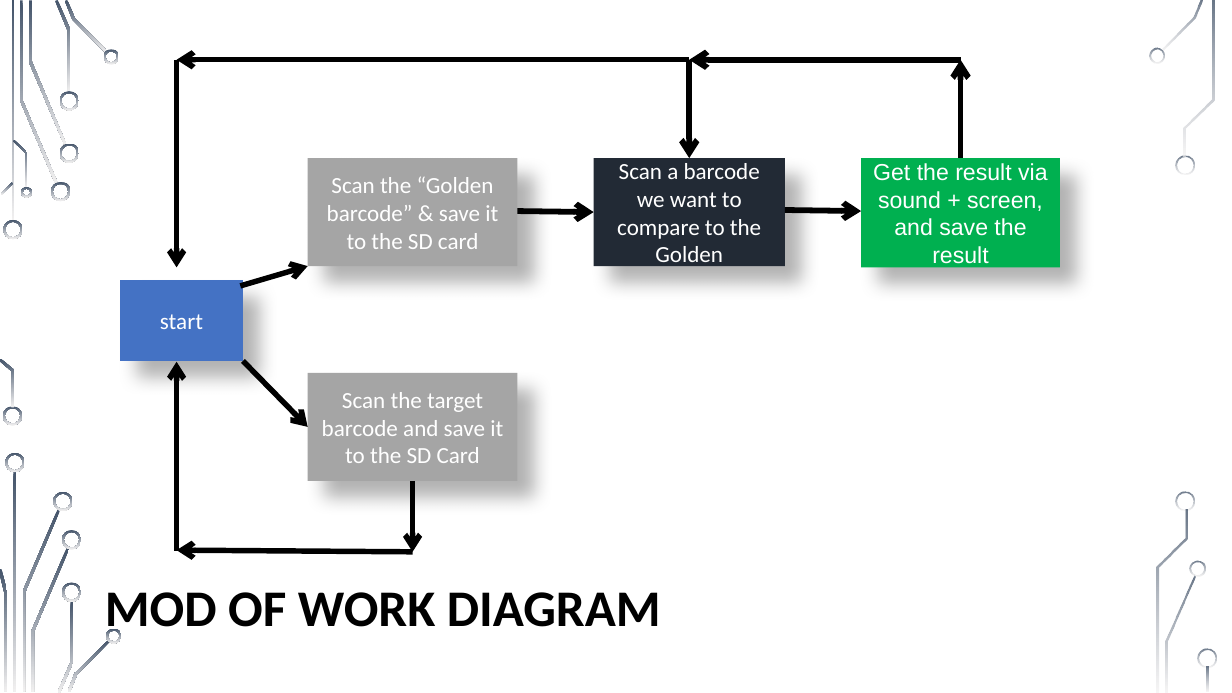
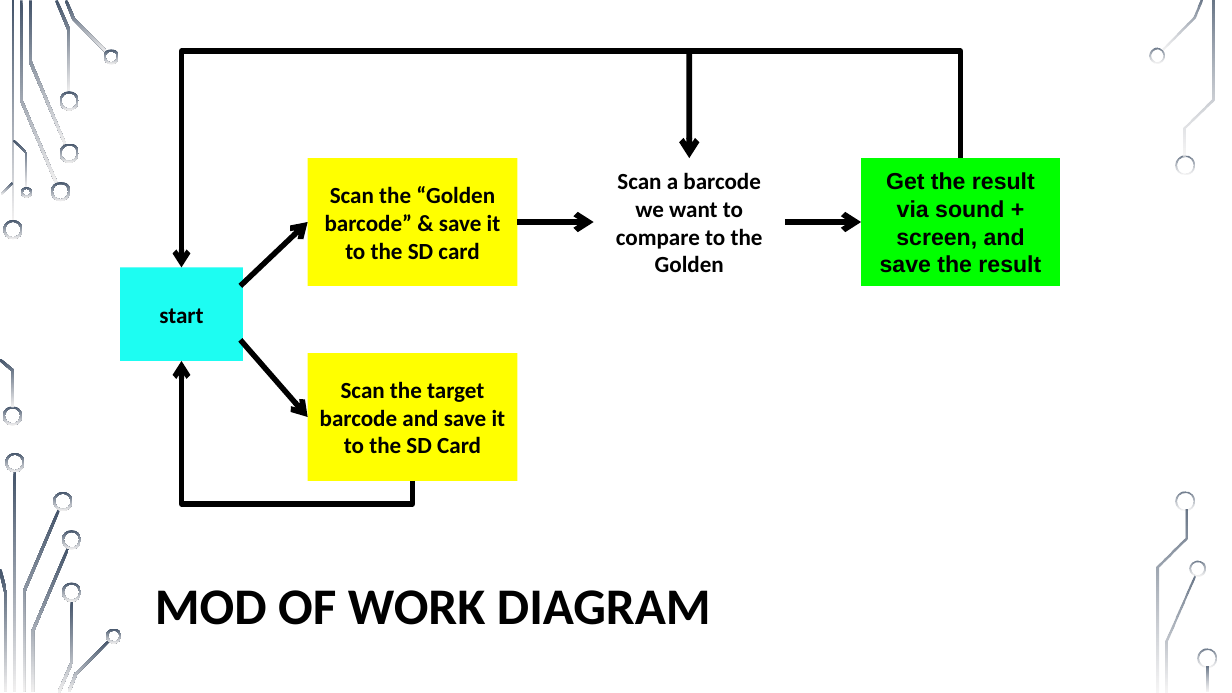
Before and after one commit to muhammad0bi/Technion_044167_E.E._project_A_IOT-Barcode_cheker, a slide deck: slide 4 of Presntations/midterm presentation IOT Barcode checker 7681.pptx. Drawn at 1232x693 pixels with LibreOffice and Linux fonts; fonts in the diff are those of the drawing; background and template pictures are left out. Boxes give left, top, right and bottom in pixels: in the first picture for what was removed or moved away, otherwise in the second. Text is boxed around its words. In the diff, an @@ line names an element or a change of style, - is before the commit and + after.

Commit message:
Diagrams updates

```diff
--- a/Presntations/midterm presentation IOT Barcode checker 7681.pptx
+++ b/Presntations/midterm presentation IOT Barcode checker 7681.pptx
@@ elbow arrow added from (961, 158) to (181, 267), #000000 4 pt @@
@@ arrow moved from (689, 60) - (689, 158) to (689, 54) - (689, 158) @@
@@ arrow removed from (177, 60) to (177, 267) @@
@@ arrow removed from (689, 60) to (177, 60) @@
@@ arrow removed from (961, 60) to (689, 60) @@
@@ arrow removed from (961, 158) to (961, 60) @@
@@ rectangle "Scan the “Golden barcode” & ...": place and size @@
-rectangle "Scan the “Golden barcode” & ..." at (308,158,518,266)
+rectangle "Scan the “Golden barcode” & ..." at (308,158,518,286)
@@ rectangle "Scan the “Golden barcode” & ..." at (308,158,518,286): text colour #FFFFFF to #000000, bold on; fill #A5A5A5 to #FFFF00; shadow off @@
@@ text "Scan a barcode we want ...": place and size @@
-text "Scan a barcode we want ..." at (593,158,785,266)
+text "Scan a barcode we want ..." at (616,172,763,272)
@@ text "Scan a barcode we want ..." at (616,172,763,272): text colour #FFFFFF to #000000, bold on; fill #222A35 to none; shadow off @@
@@ rectangle "Get the result via sound ...": place and size @@
-rectangle "Get the result via sound ..." at (861,158,1060,267)
+rectangle "Get the result via sound ..." at (861,158,1060,286)
@@ rectangle "Get the result via sound ..." at (861,158,1060,286): text colour #FFFFFF to #000000, bold on; fill #00B050 to #01FF00; shadow off @@
@@ arrow moved from (240, 286) - (308, 266) to (240, 286) - (308, 222) @@
@@ arrow moved from (518, 211) - (593, 213) to (518, 222) - (593, 222) @@
@@ arrow moved from (785, 210) - (861, 211) to (785, 222) - (861, 222) @@
@@ rectangle "start": place and size @@
-rectangle "start" at (120,280,243,360)
+rectangle "start" at (120,267,243,360)
@@ rectangle "start" at (120,267,243,360): text colour #FFFFFF to #000000, bold on; fill #4472C4 to #1DFDF2; shadow off @@
@@ arrow moved from (243, 361) - (308, 427) to (240, 340) - (308, 417) @@
@@ rectangle "Scan the target barcode and ..." at (308,353,518,481): text colour #FFFFFF to #000000, bold on; fill #A5A5A5 to #FFFF00; shadow off @@
@@ rectangle "Scan the target barcode and ...": place and size @@
-rectangle "Scan the target barcode and ..." at (308,373,518,482)
+rectangle "Scan the target barcode and ..." at (308,353,518,481)
@@ arrow removed from (177, 551) to (177, 362) @@
@@ elbow arrow added from (413, 481) to (181, 361), #000000 4 pt @@
@@ arrow removed from (413, 481) to (413, 552) @@
@@ arrow removed from (413, 552) to (177, 550) @@
@@ title "MOD OF WORK DIAGRAM" rewrapped from (105,592,661,639) to (155,590,711,625) @@
```
Also in this commit, not shown: 1 other slide changed, 1 slide added, 1 other file.
